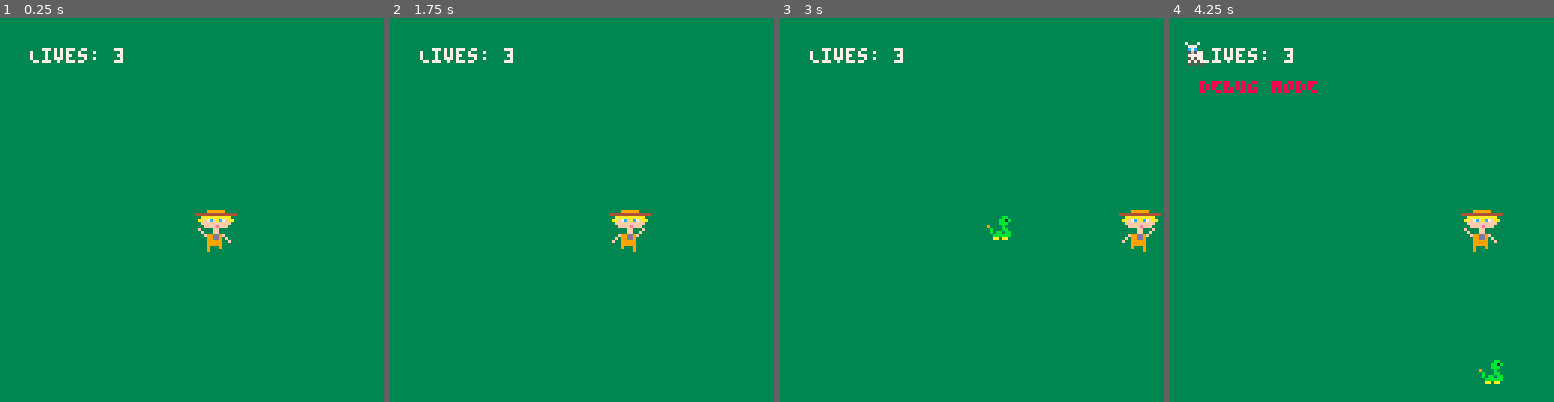
Above: before the commit, frames 1-4 (left to right).
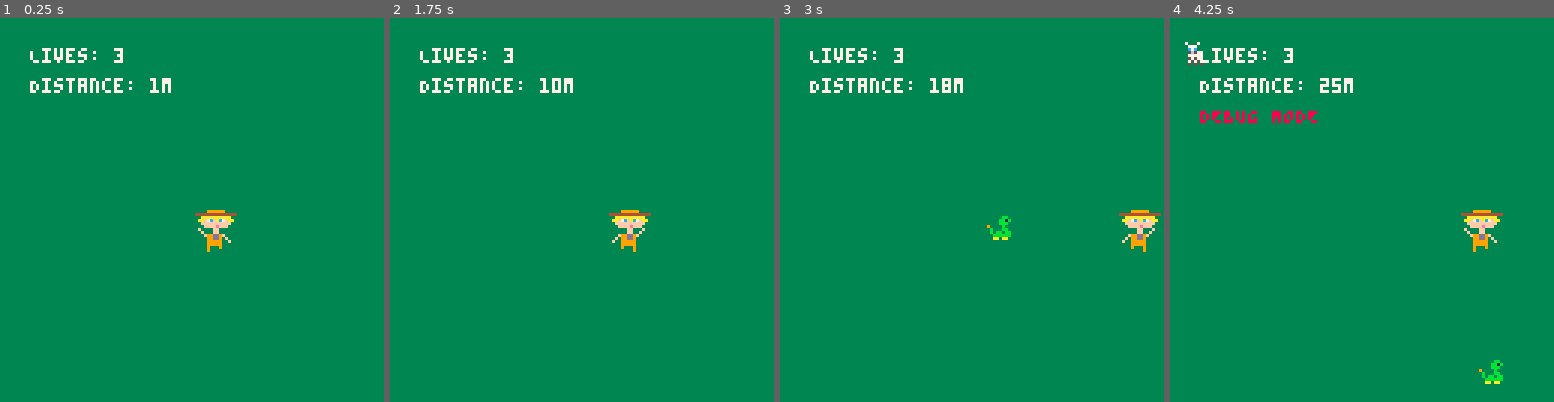
Above: after the commit, the same moments.

Repository: lorr94/ZOO-KEEPER-PICO-8-Game
Game: PICO-8 cartridge zoo_keeper.p8
Same seed, same stepped clock (60 frames per second), same inputs: the game is played once before the commit and once after it.
Inputs:
- Up to frame 1 (0.25 s): no input
- Up to frame 2 (1.75 s): tap X (X key) at 0.33, 1.07 s; hold Right from 1.6 s (still down)
- Up to frame 3 (3 s): tap X (X key) at 1.85, 2.97 s; release Right at 2.1 s; hold Right from 2.47 s (still down)
- Up to frame 4 (4.25 s): release Right at 3.03 s; hold Left 3.08-3.58 s; hold Right from 4.02 s (still down); tap X (X key) at 4.08 s

The runs differ from the first frame. In frame 1, 0.6% of the frame differs, in the area x 7-45%, y 15-20%; in frame 2, 0.6%; in frame 3, 0.7%; in frame 4, 1.4%, in the area x 7-48%, y 15-28%.

Commit message:
work on intensity progression

Diff:
--- a/zoo_keeper.p8
+++ b/zoo_keeper.p8
@@ -24,12 +24,20 @@
 local debugmode = false -- debug mode flag
 
 local animalspeed = 1 -- speed at which animals move down
+local obstaclespeed = 2 -- speed at which obstacles move up
 
 local healthpoweruprate = 150
 local healthpoweruptimer = healthpoweruprate
 
 local restart_timer = 300  -- 10 seconds (30 fps)
 local restart_countdown = 0  -- countdown for restart
+
+-- New variables for distance traveled and increment tracking
+local distance_traveled = 0
+local increment_count = 0
+local max_increments = 5
+
+local intensityTrigger = 200
 
 -- Game setup function
 function _init()
@@ -39,6 +47,7 @@
 end
 
 -- Draw function (called every frame)
+-- Draw function (called every frame)
 function _draw()
     -- Draw background
     cls(3)
@@ -47,6 +56,7 @@
     if player.gameover then
         print("Game Over", 48, 64, 7)
         print("Restarting in " .. flr(restart_countdown / 30 + 1) .. "s", 36, 80, 7)
+        print("Distance: " .. flr(distance_traveled) .. "m", 10, 20, 7)
         return  -- Skip drawing other elements if the game is over
     end
 
@@ -56,18 +66,19 @@
         spr(player.spriteheadindex + 1, player.x + 8, player.y) -- Offset head sprite
         spr(player.spritebodyindex, player.x, player.y + 8) -- Offset body sprite
         spr(player.spritebodyindex + 1, player.x + 8, player.y + 8) -- Offset body sprite
-        updateplayeranimation()
+        updateplayeranimation()  -- Moved updateplayeranimation() call here
     end
 
     -- Draw other game entities
     drawentities()
 
-    -- Draw HUD (score, lives, etc.)
+    -- Draw HUD (score, lives, distance traveled)
     print("Lives: " .. player.lives, 10, 10, 7)
+    print("Distance: " .. flr(distance_traveled) .. "m", 10, 20, 7)  -- Display distance in meters
 
     -- Debug mode indicator
     if debugmode then
-        print("DEBUG MODE", 10, 20, 8)
+        print("DEBUG MODE", 10, 30, 8)
     end
 end
 
@@ -78,13 +89,12 @@
     updateobstacles()
     updateanimals()
     updatepowerups()
-
 end
 
 -- Function to update obstacle positions
 function updateobstacles()
     for _, obstacle in pairs(obstacles) do
-        obstacle.y = obstacle.y - 2  -- Move obstacles upward (adjust speed as needed)
+        obstacle.y = obstacle.y - obstaclespeed  -- Move obstacles upward (adjust speed as needed)
 
         -- Remove off-screen obstacles
         if (obstacle.y < 0) then
@@ -102,7 +112,7 @@
         if (animal.y > 135) then
             del(animals, animal)
             maxanimals = maxanimals + 1
-            printh("maxanimals is"..maxanimals)
+            printh("maxanimals is" .. maxanimals)
         end
     end
 end
@@ -195,6 +205,20 @@
         else
             player.spriteheadindex = 1  -- Switch back to the first head sprite
             player.spritebodyindex = 17  -- Switch back to the first torso sprite
+        end
+
+        -- Increment distance traveled
+        distance_traveled = distance_traveled + 1
+
+        -- Increment speed and spawn rate every 1000 meters
+        if distance_traveled == intensityTrigger and increment_count < max_increments then
+            increment_count = increment_count + 1
+            animalspeed = animalspeed + 0.5
+            obstaclespeed = obstaclespeed + 0.5
+            animalspawnrate = max(animalspawnrate - 10, 30)
+            obstaclespawnrate = max(obstaclespawnrate - 10, 30)
+            maxanimals = maxanimals + 1
+            intensityTrigger = intensityTrigger * 2
         end
     end
 end
@@ -222,8 +246,23 @@
     healthpoweruptimer = healthpoweruprate
 
     restart_countdown = 0
-end
-
+
+    -- Reset distance and increment counts
+    distance_traveled = 0
+    increment_count = 0
+
+    local distance_traveled = 0
+    local increment_count = 0
+    local max_increments = 5
+
+    local intensityTrigger = 200
+
+    local obstaclespawnrate = 60  -- number of frames between obstacle spawns
+    local obstaclespawntimer = obstaclespawnrate
+    local animalspawnrate = 120    -- number of frames between animal spawns
+    local animalspawntimer = animalspawnrate
+    local maxanimals = 5  -- maximum number of animals
+end
 
 -->8
 -- code block 1
@@ -343,44 +379,49 @@
         end
     end
 
+    -- Check player collision with powerups
     for _, powerup in pairs(powerups) do
-            if (player.x < powerup.x + 8 and
-                player.x + 8 > powerup.x and
-                player.y < powerup.y + 8 and
-                player.y + 8 > powerup.y) then
-
-                -- Collision detected with an health powerup
-                 if player.lives < 3 then
-                 player.lives = player.lives + 1
-                 end
-
-                 del(powerups, powerup)
-        end
-    end
-
-end
-…(25 lines of a section not shown)…
+        if (player.x < powerup.x + 8 and
+            player.x + 8 > powerup.x and
+            player.y < powerup.y + 8 and
+            player.y + 8 > powerup.y) then
+            -- Collision detected with a health powerup
+            if player.lives < 3 then
+                player.lives = player.lives + 1
+            end
+            del(powerups, powerup)
+        end
+    end
+end
+…(32 lines of a section not shown)…
Not shown, changed: 25 lines of the sprite sheet (__gfx__) section of zoo_keeper.p8
